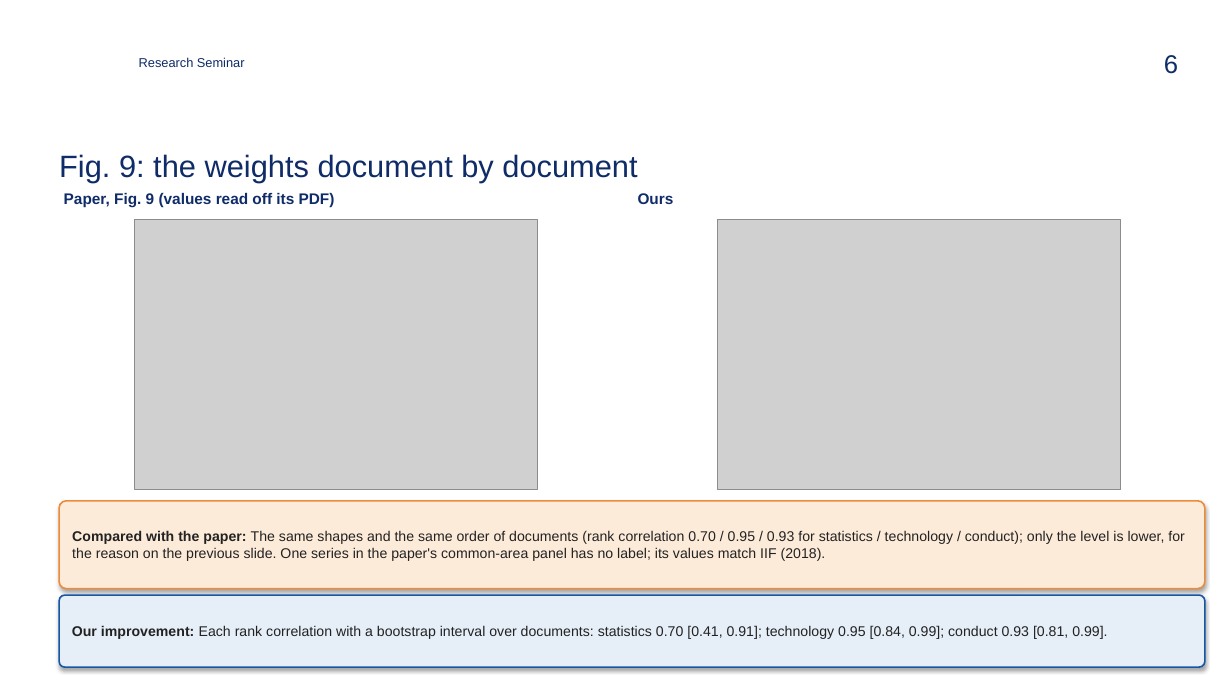
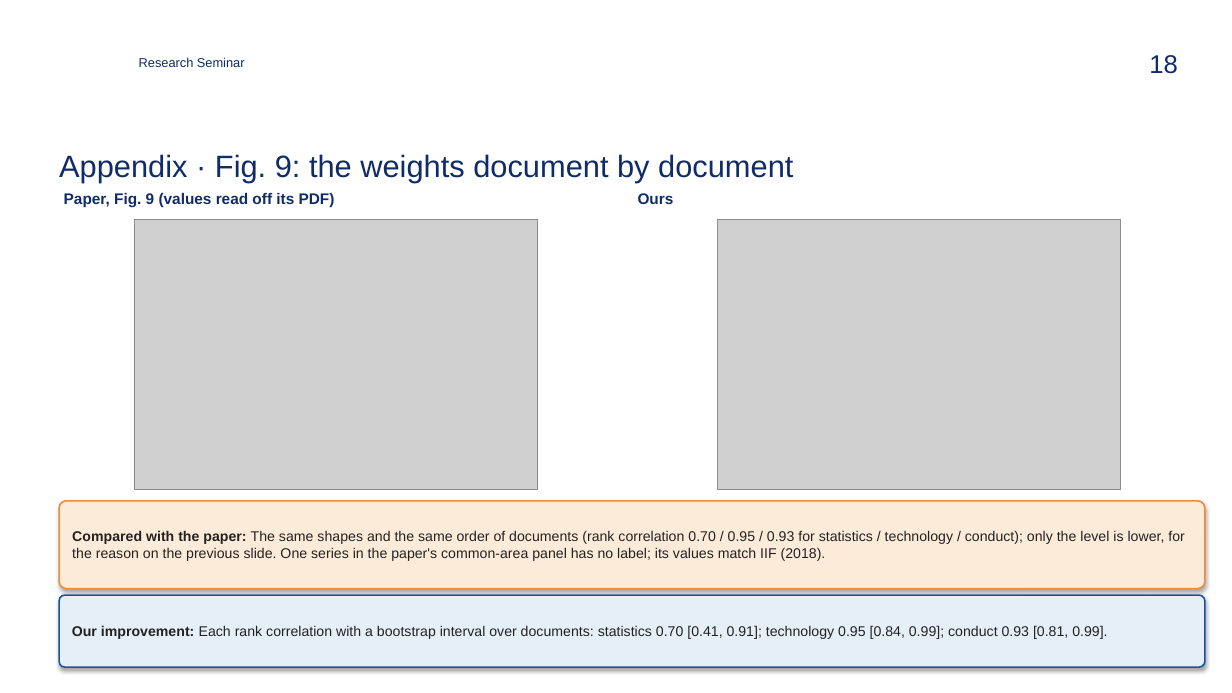
Before and after one commit to zavaz5/ml-model-risk, a slide deck: slide 18 of docs/presentation.pptx (slide 6 before the commit). Drawn at 1232x693 pixels with LibreOffice and Linux fonts; fonts in the diff are those of the drawing; grey boxes stand for pictures; background and template pictures are left out. Boxes give left, top, right and bottom in pixels: in the first picture for what was removed or moved away, otherwise in the second. Text is boxed around its words. In the diff, an @@ line names an element or a change of style, - is before the commit and + after.

```diff
--- a/docs/presentation.pptx
+++ b/docs/presentation.pptx
@@ page number at bbox=[1149, 55, 1178, 74]: text changed @@
-6
+18
@@ title at bbox=[59, 154, 793, 182]: text changed @@
-Fig. 9: the weights document by document
+Appendix · Fig. 9: the weights document by document
```
Also in this commit, not shown: 13 other slides changed, 10 slides added, 18 other files.
